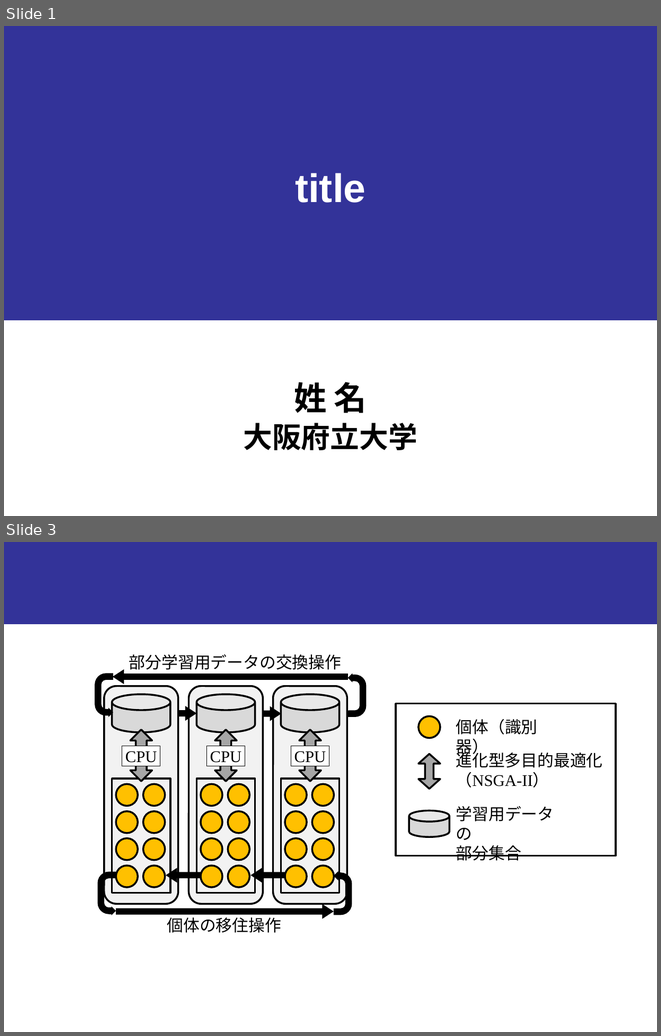
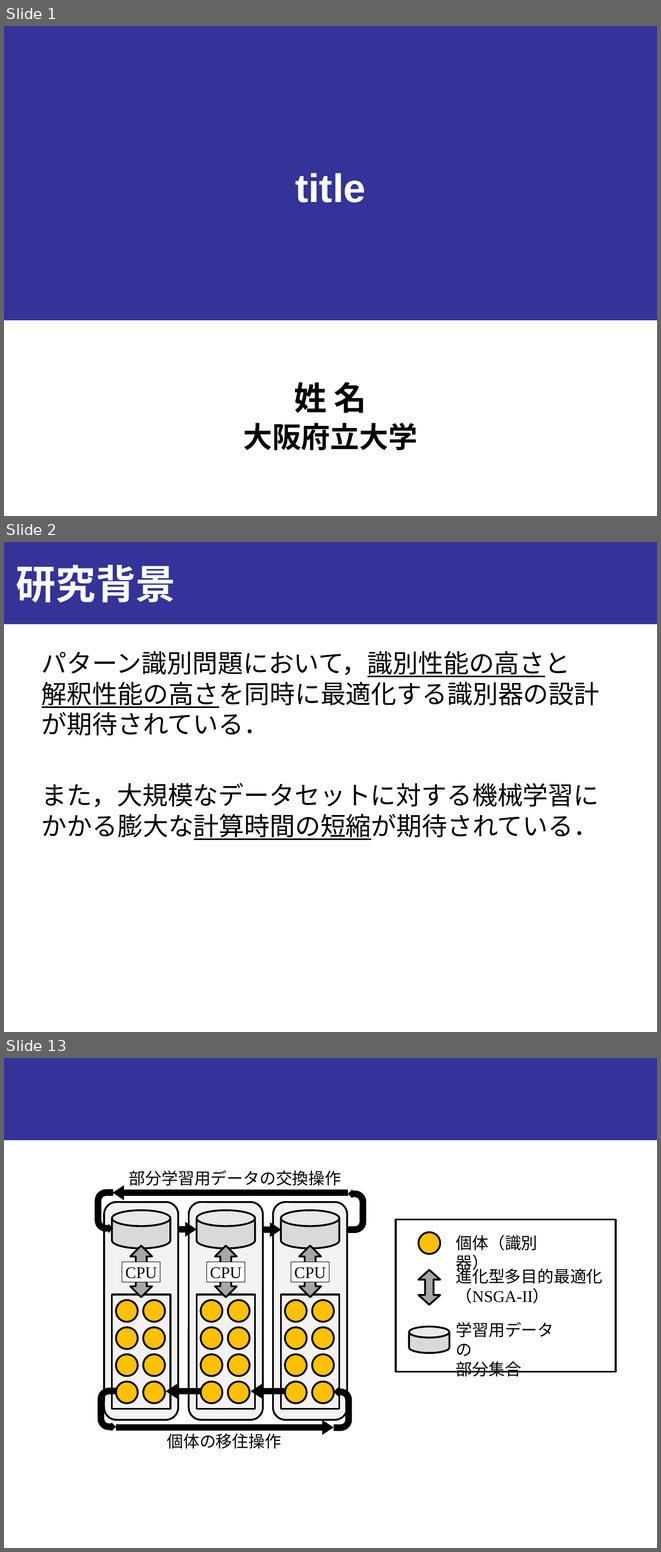
Before and after one commit to onikUone/Junior_slides, a slide deck: Junior_下書き.pptx. Shown one above the other, each under a label of ours: slides 1 and 3 before the commit, slides 1, 2 and 13 after it; the slides between them are not shown. The pictures are 661x1036 and 661x1552 pixels, drawn with LibreOffice and Linux fonts; fonts in the diff are those of the drawing. Boxes give left, top, right and bottom in pixels: in the first picture for what was removed or moved away, otherwise in the second. Text is boxed around its words. In the diff, an @@ line names an element or a change of style, - is before the commit and + after.

```diff
--- a/Junior_下書き.pptx
+++ b/Junior_下書き.pptx
@@ slide 2 added at [4, 542, 657, 1032], background #FFFFFF; not listed: 1 template element that a slide beside it also shows @@
@@ title added at [16, 565, 176, 602], 44 pt, text #FFFFFF, bold @@
+研究背景
@@ text added at [42, 651, 600, 840], 28 pt, text #000000 @@
+パターン識別問題において，識別性能の高さと
+解釈性能の高さを同時に最適化する識別器の設計が期待されている．
+また，大規模なデータセットに対する機械学習に
+かかる膨大な計算時間の短縮が期待されている．
@@ what was slide 3 is now slide 13 @@
```
Also in this commit, not shown: 10 other slides added, 1 slide removed, 6 other files.
